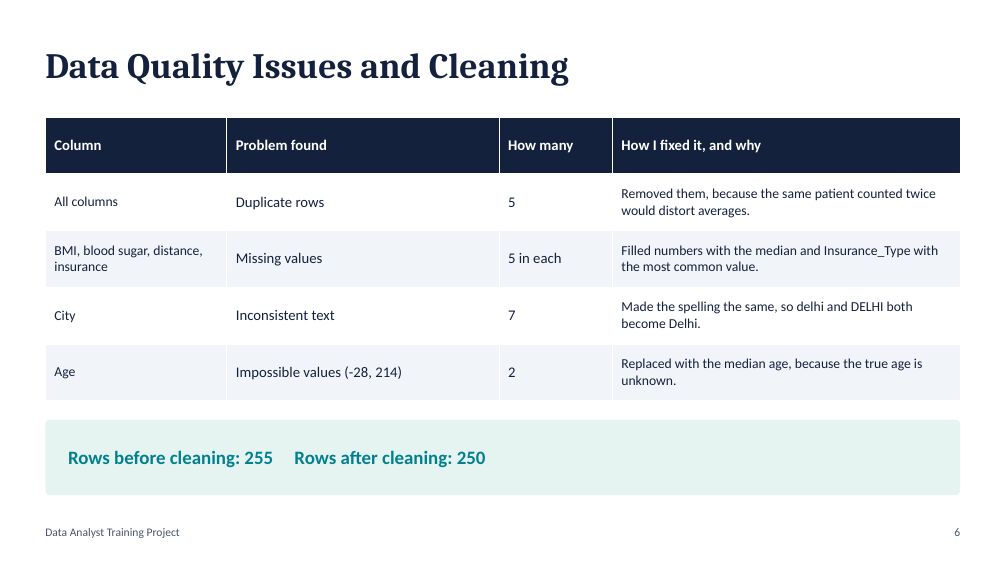
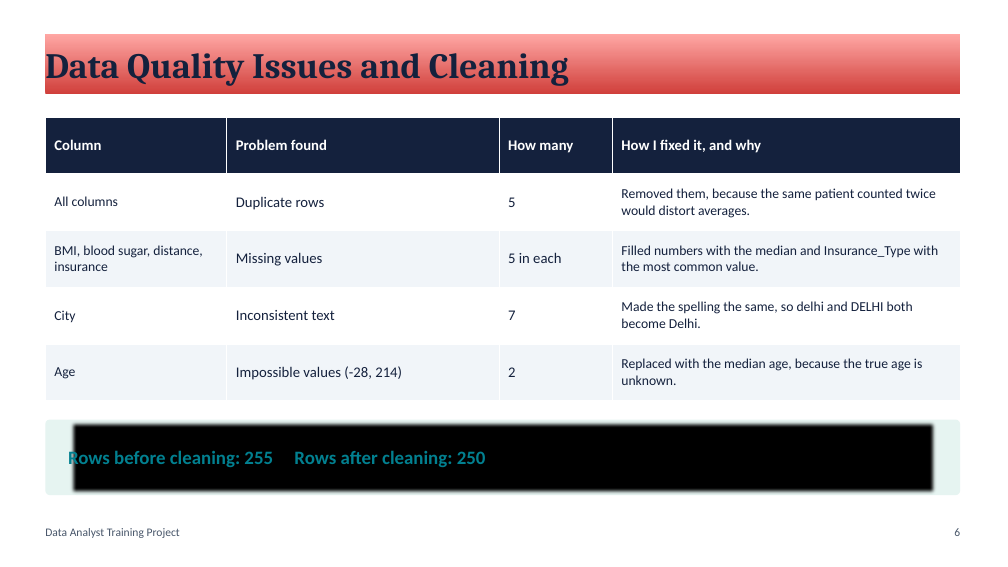
Before and after one commit to sakshiship-it/DATA-ANALYTICS-PROJECT, a slide deck: slide 6 of documents/Healthcare_Project_Presentation.pptx. Drawn at 1008x567 pixels with LibreOffice and Linux fonts; fonts in the diff are those of the drawing. Boxes give left, top, right and bottom in pixels: in the first picture for what was removed or moved away, otherwise in the second. Text is boxed around its words. In the diff, an @@ line names an element or a change of style, - is before the commit and + after.

```diff
--- a/documents/Healthcare_Project_Presentation.pptx
+++ b/documents/Healthcare_Project_Presentation.pptx
@@ rectangle "Data Quality Issues and Cleaning": place and size @@
-rectangle "Data Quality Issues and Cleaning" at bbox=[45, 53, 569, 86]
+rectangle "Data Quality Issues and Cleaning" at bbox=[45, 34, 960, 95]
@@ rectangle "Data Quality Issues and Cleaning" at bbox=[45, 34, 960, 95]: fill none to gradient #D1403C to #FFA6A5 @@
@@ rectangle "Rows before cleaning: 255 Rows ...": place and size @@
-rectangle "Rows before cleaning: 255 Rows ..." at bbox=[68, 450, 486, 468]
+rectangle "Rows before cleaning: 255 Rows ..." at bbox=[68, 420, 938, 495]
@@ rectangle "Rows before cleaning: 255 Rows ..." at bbox=[68, 420, 938, 495]: fill none to #000000 @@
```
Also in this commit, not shown: 14 other slides changed, 1 other file.
